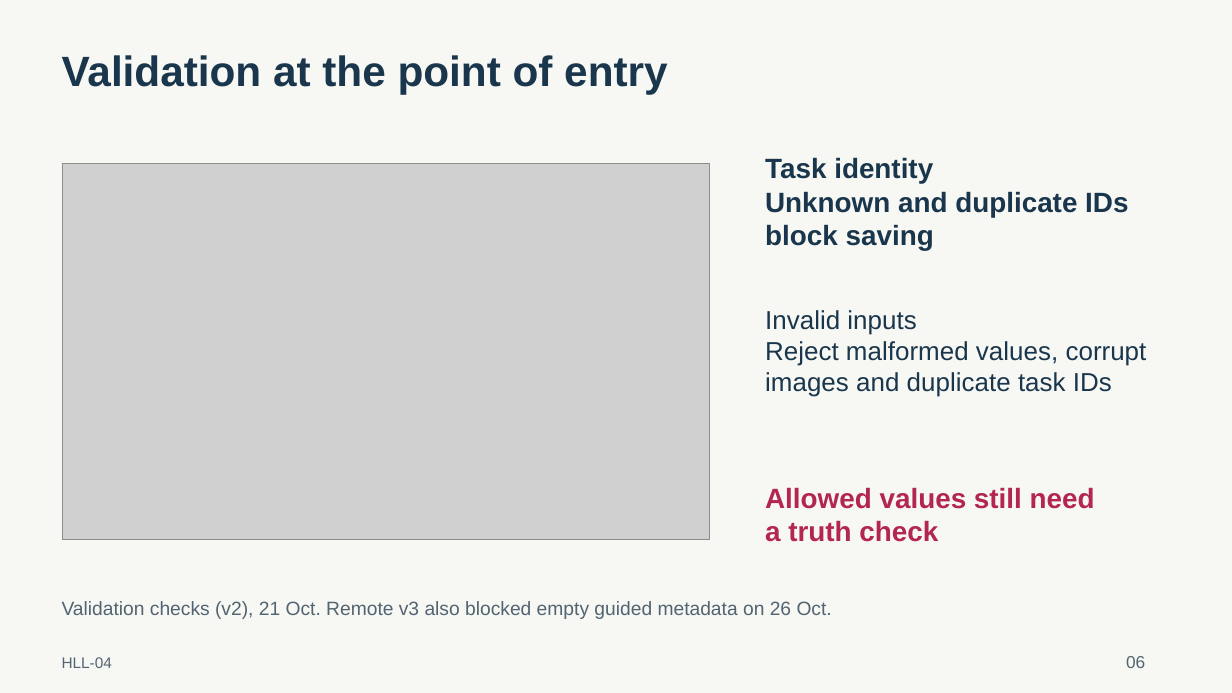
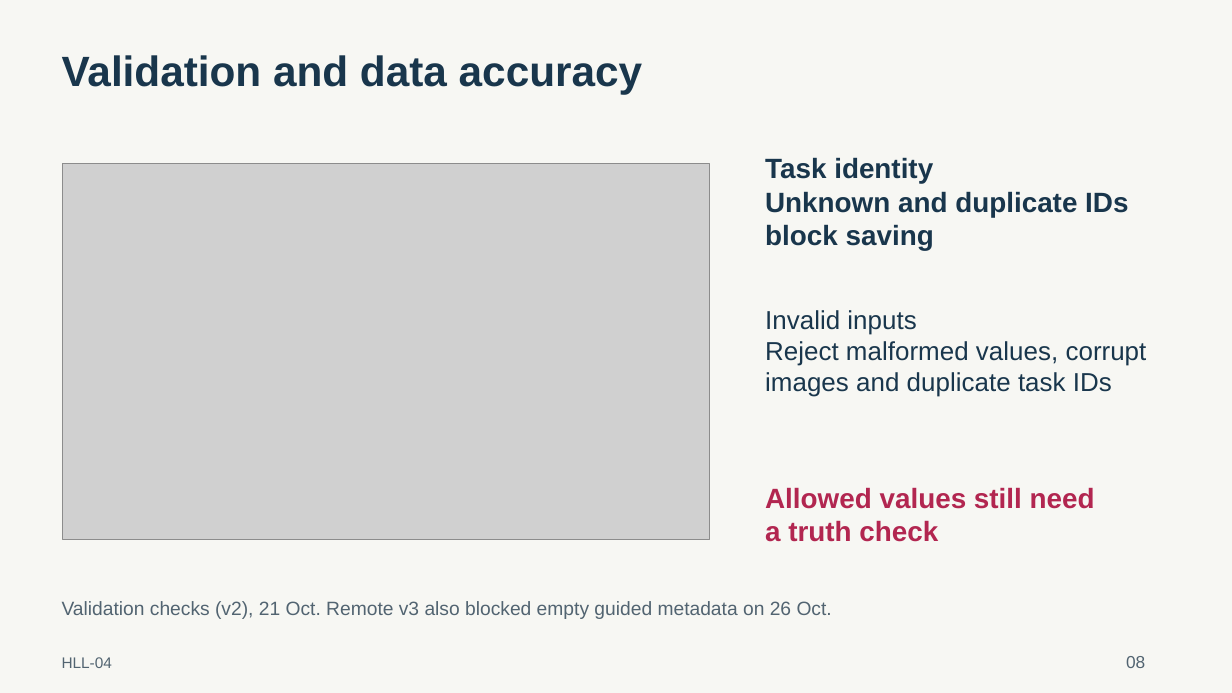
Before and after one commit to hariquasar/hll-04-capture-ui, a slide deck: slide 8 of docs/presentation/HLL-04_Presentation.pptx (slide 6 before the commit). Drawn at 1232x693 pixels with LibreOffice and Linux fonts; fonts in the diff are those of the drawing; grey boxes stand for pictures. Boxes give left, top, right and bottom in pixels: in the first picture for what was removed or moved away, otherwise in the second. Text is boxed around its words. In the diff, an @@ line names an element or a change of style, - is before the commit and + after.

```diff
--- a/docs/presentation/HLL-04_Presentation.pptx
+++ b/docs/presentation/HLL-04_Presentation.pptx
@@ text at box(62, 55, 643, 94): text changed @@
-Validation at the point of entry
+Validation and data accuracy
```
Also in this commit, not shown: 14 other slides changed, 2 slides added, 34 other files.
